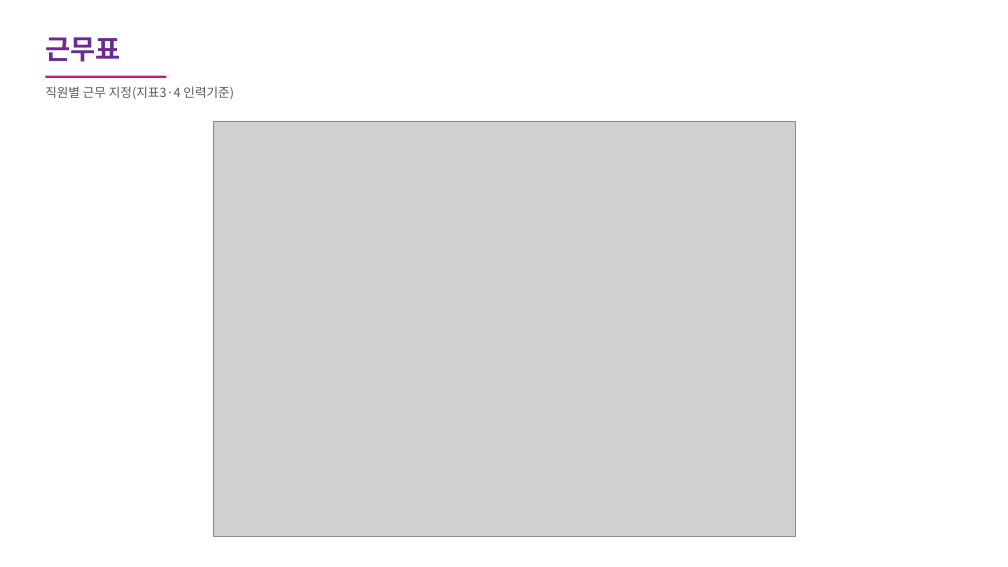
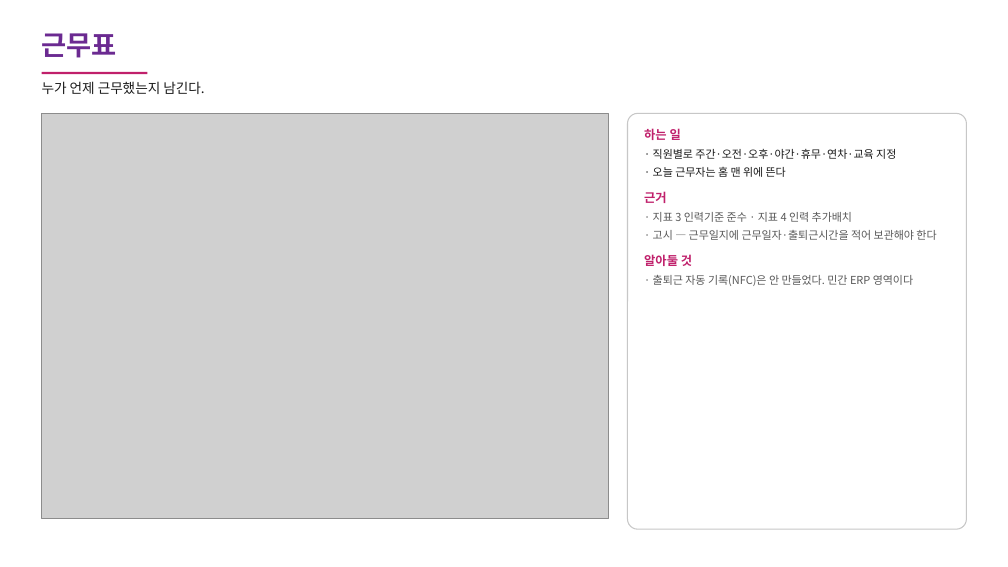
Before and after one commit to carerobot0001-pixel/carerobot-weekly-report, a slide deck: slide 11 of 요양시설스튜디오_화면기록.pptx. Drawn at 1008x567 pixels with LibreOffice and Linux fonts; fonts in the diff are those of the drawing; grey boxes stand for pictures. Boxes give left, top, right and bottom in pixels: in the first picture for what was removed or moved away, otherwise in the second. Text is boxed around its words. In the diff, an @@ line names an element or a change of style, - is before the commit and + after.

```diff
--- a/요양시설스튜디오_화면기록.pptx
+++ b/요양시설스튜디오_화면기록.pptx
@@ text "근무표" at bbox=[42, 33, 117, 58]: more space between paragraphs @@
@@ rectangle: place and size @@
-rectangle at bbox=[45, 76, 166, 78]
+rectangle at bbox=[42, 72, 147, 74]
@@ text at bbox=[42, 81, 204, 94]: text changed; size 12 to 13 pt; text colour #595959 to #1A1A1A @@
-직원별 근무 지정(지표3·4 인력기준)
+누가 언제 근무했는지 남긴다.
@@ picture: place and size @@
-picture at bbox=[213, 121, 796, 537]
+picture at bbox=[42, 113, 609, 519]
@@ rounded rectangle added at bbox=[628, 113, 966, 529], fill #FFFFFF, outline #C7C7C7 1 pt @@
@@ text added at bbox=[644, 128, 936, 286], 10.5 pt, text #595959 @@
+하는 일
+· 직원별로 주간·오전·오후·야간·휴무·연차·교육 지정
+· 오늘 근무자는 홈 맨 위에 뜬다
+근거
+· 지표 3 인력기준 준수 · 지표 4 인력 추가배치
+· 고시 — 근무일지에 근무일자·출퇴근시간을 적어 보관해야 한다
+알아둘 것
+· 출퇴근 자동 기록(NFC)은 안 만들었다. 민간 ERP 영역이다
```
Also in this commit, not shown: 15 other slides changed, 15 other files.
